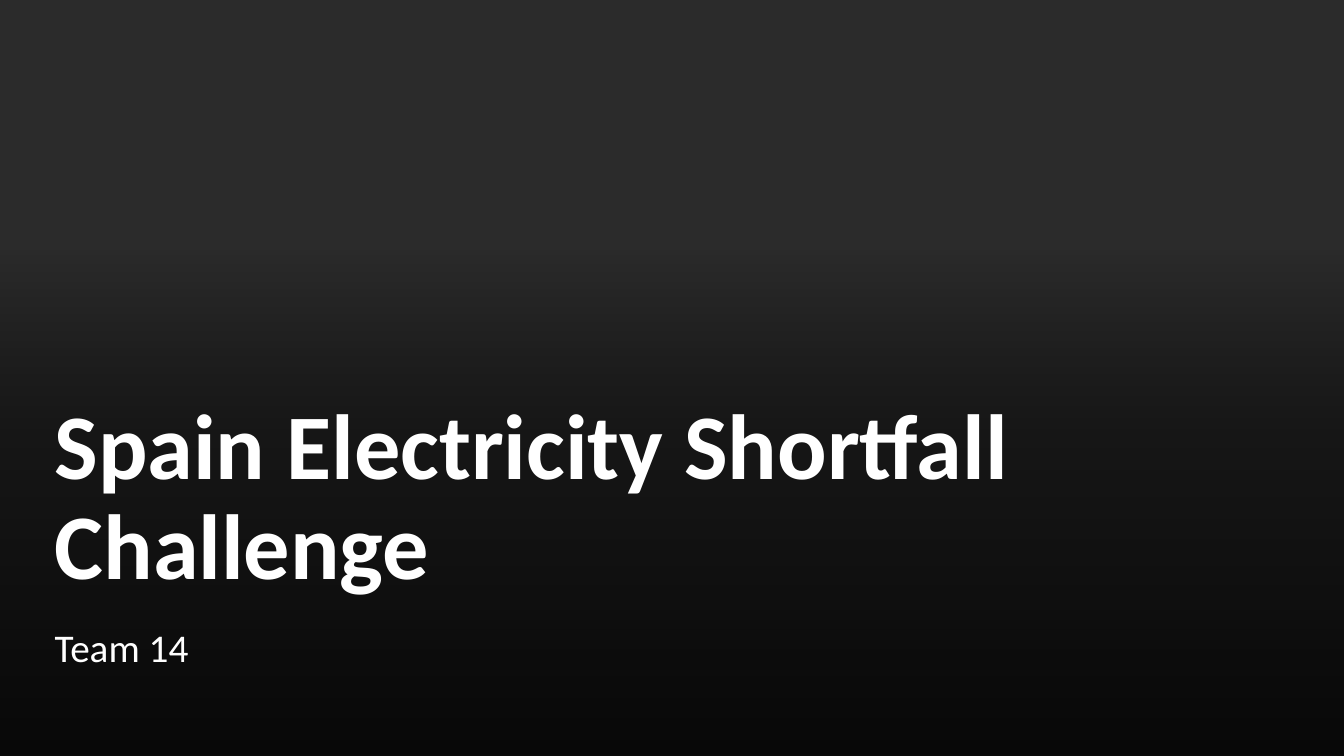
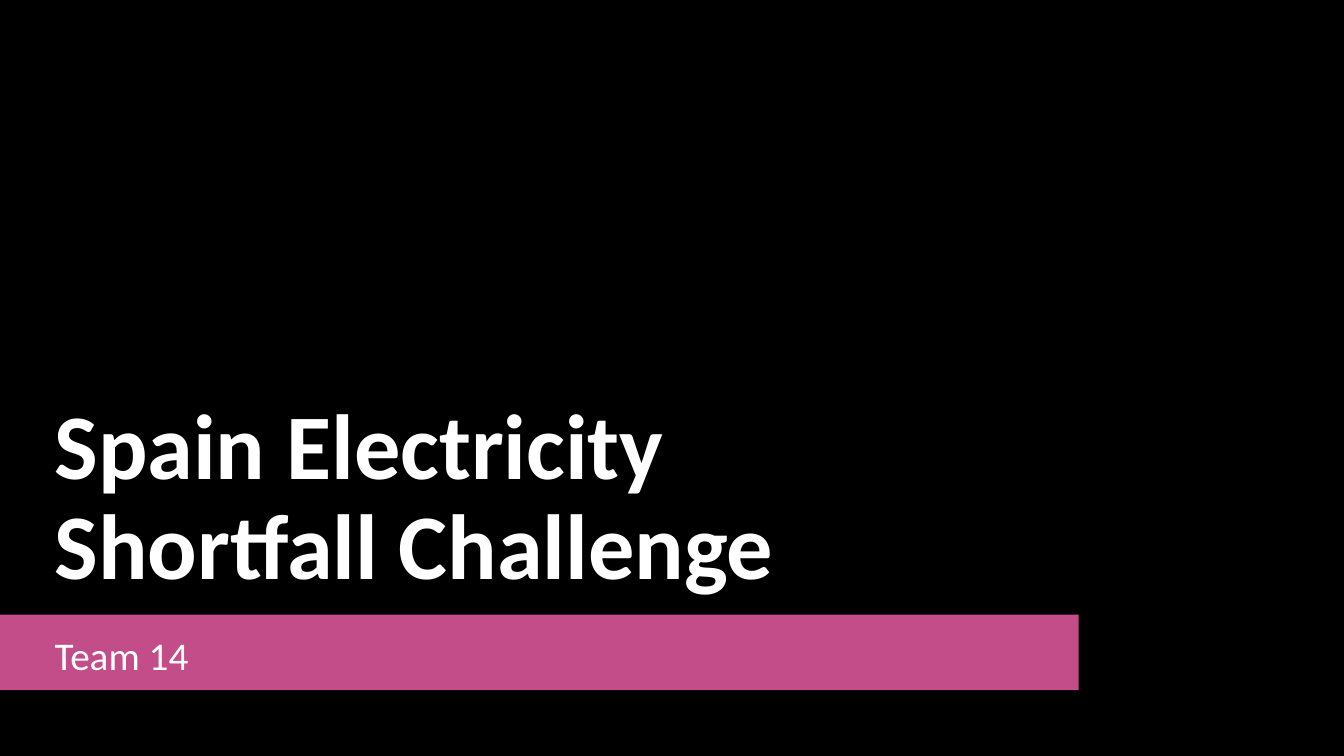
Before and after one commit to kmsekgothe/load-shortfall-regression-predict-api, a slide deck: slide 1 of Team 14 .pptx. Drawn at 1344x756 pixels with LibreOffice and Linux fonts; fonts in the diff are those of the drawing; background and template pictures are left out; a plain dark background stands for a picture behind light text. Boxes give left, top, right and bottom in pixels: in the first picture for what was removed or moved away, otherwise in the second. Text is boxed around its words. In the diff, an @@ line names an element or a change of style, - is before the commit and + after.

Commit message:
Update Team 14 .pptx
Final presentation

```diff
--- a/Team 14 .pptx
+++ b/Team 14 .pptx
@@ rectangle at [0,0,1344,756]: fill #FFFFFF to #000000 @@
@@ title "Spain Electricity Shortfall Challenge" rewrapped from [55,414,1007,595] to [55,414,773,595] @@
@@ rounded rectangle added at [0,615,1079,691], fill #C34D88 @@
@@ subtitle "Team 14": place and size @@
-subtitle "Team 14" at [55,636,189,663]
+subtitle "Team 14" at [55,644,189,671]
```
Also in this commit, not shown: 17 other slides changed, 2 slides added, 2 slides removed.
